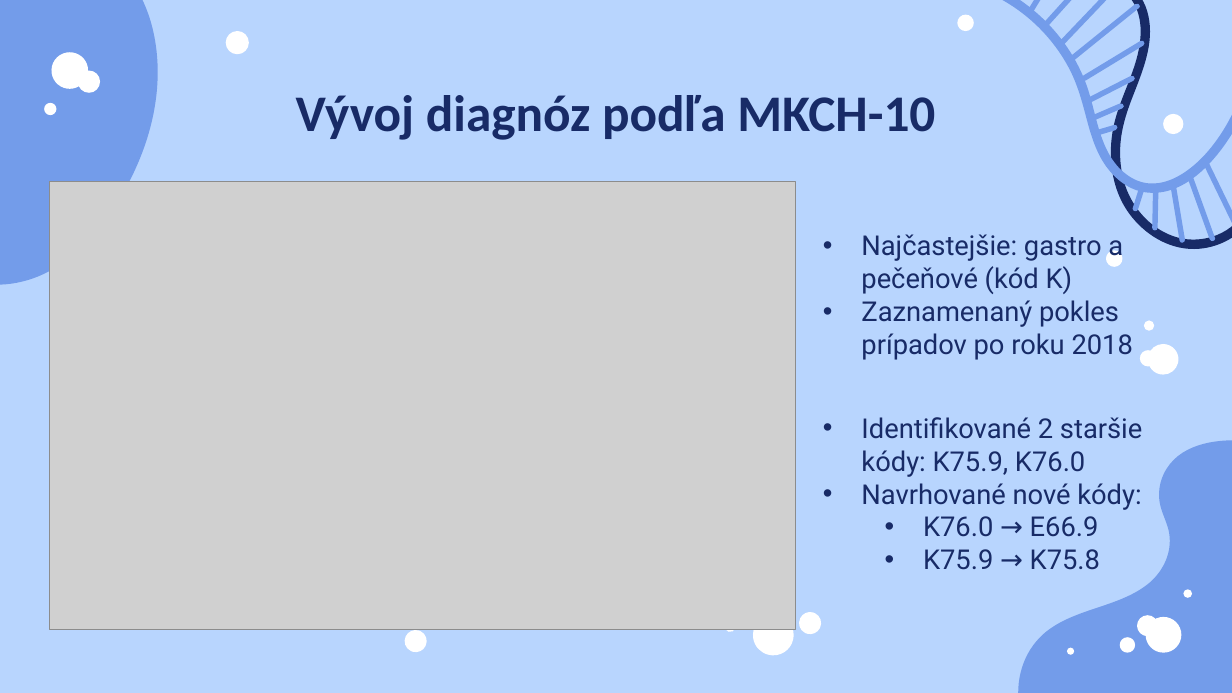
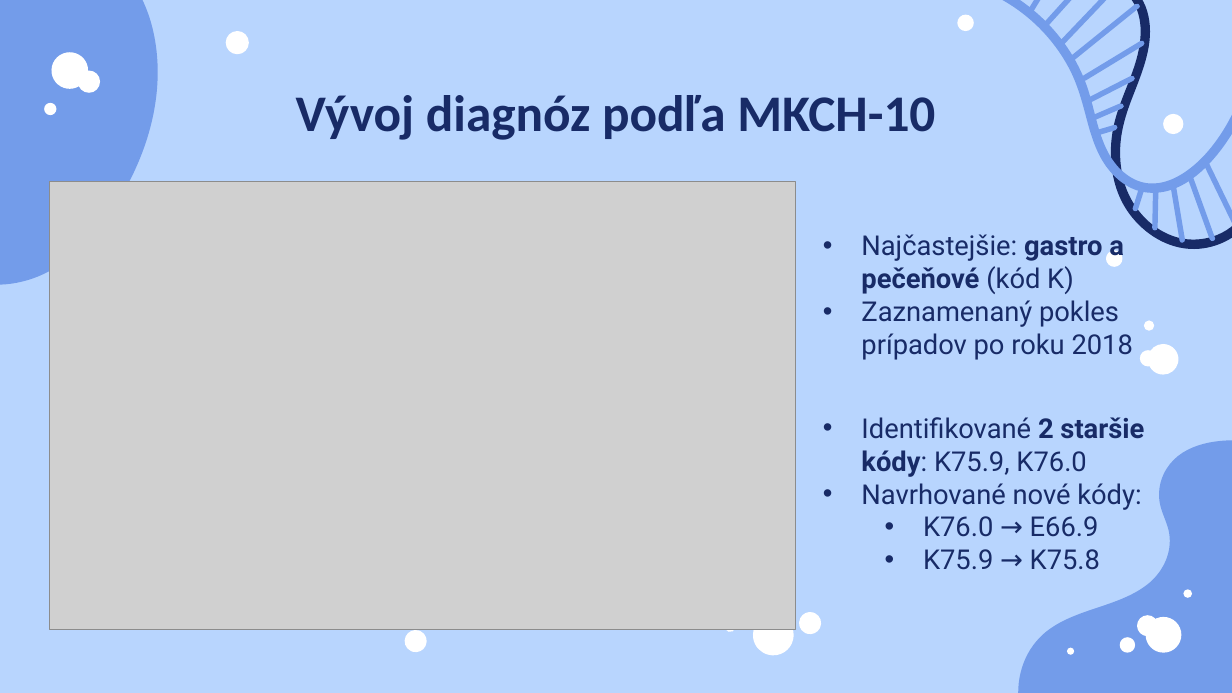
Before and after one commit to kikaDostalova/sem_SSBU, a slide deck: slide 14 of SSBU_Princezsky.pptx. Drawn at 1232x693 pixels with LibreOffice and Linux fonts; fonts in the diff are those of the drawing; grey boxes stand for pictures. Boxes give left, top, right and bottom in pixels: in the first picture for what was removed or moved away, otherwise in the second. Text is boxed around its words. In the diff, an @@ line names an element or a change of style, - is before the commit and + after.

```diff
--- a/SSBU_Princezsky.pptx
+++ b/SSBU_Princezsky.pptx
@@ subtitle at [861, 234, 1124, 294]: bold on in "gastro a pečeňové" @@
@@ text at [861, 417, 1144, 477]: bold on in "2 staršie kódy:" @@
```
Also in this commit, not shown: 7 other slides changed, 1 other file.
